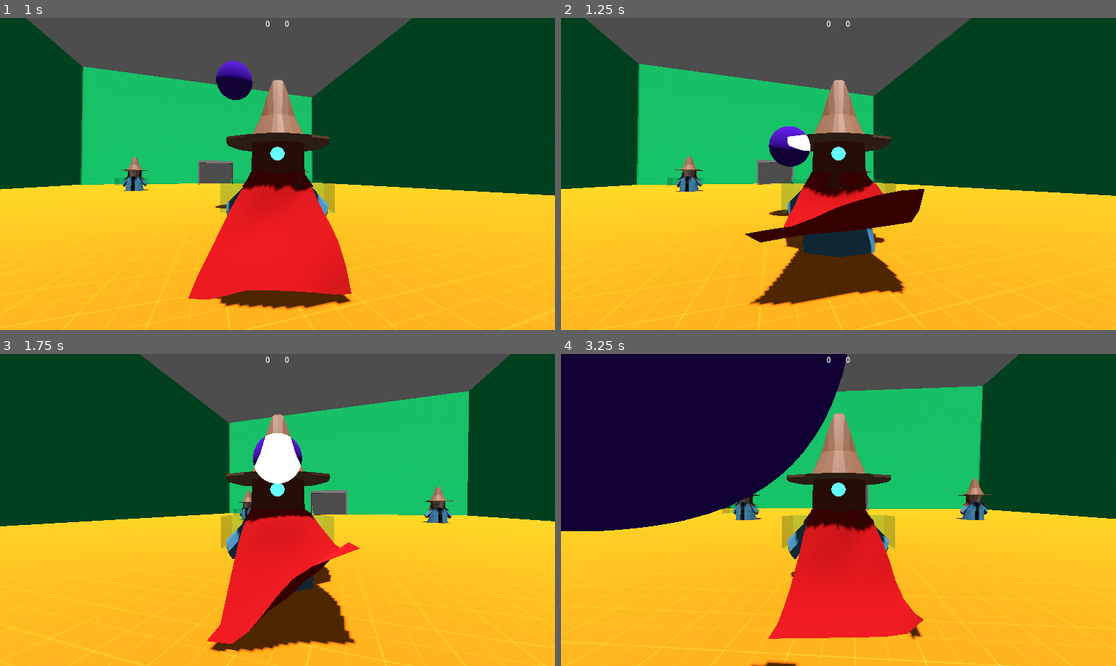
Above: before the commit, frames 1-4 (two rows, left to right).
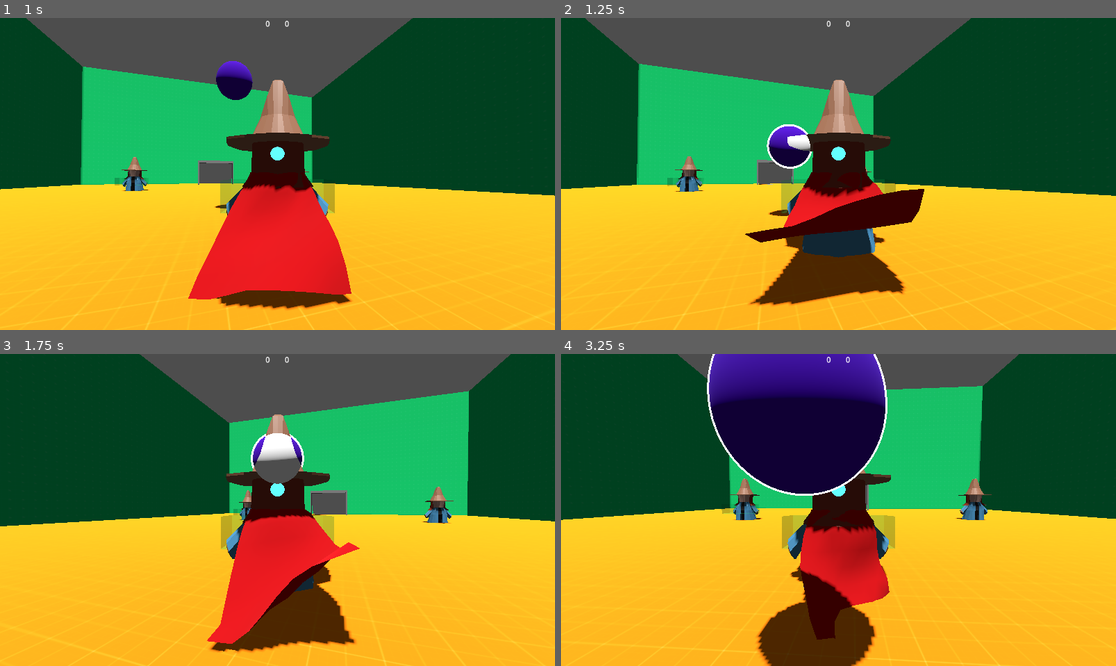
Above: after the commit, the same moments.

Repository: AndreMoukarzel/magic-force
Game: Godot game, scene res://test_scene.tscn
Two runs of this game, one before a commit and one after it. Both use one fixed random seed, a clock stepped at 60 frames per second and the inputs below.
Inputs (mouse positions are in pixels of both pictures, inside the frame that each line leads up to):
- Up to frame 1 (1 s): move the mouse to (305, 174) at 0.52 s; hold W (forward) from 0.53 s (still down); hold Space (float) from 0.53 s (still down); click (305, 174) at 0.8 s
- Up to frame 2 (1.25 s): keep holding W (forward); keep holding Space (float)
- Up to frame 3 (1.75 s): keep holding W (forward); move the mouse to (249, 510) at 1.27 s; release Space (float) at 1.28 s; click (249, 510) at 1.35 s; tap Space (float) at 1.55 s
- Up to frame 4 (3.25 s): keep holding W (forward); move the mouse to (849, 503) at 2.02 s; hold Space (float) 2.03-2.78 s; click (849, 503) at 2.3 s; move the mouse to (832, 516) at 2.77 s; click (832, 516) at 2.85 s; tap Space (float) at 3.05 s

Frame 1 is identical in both runs. In frame 2, 0.2% of the frame differs, in the area x 37-46%, y 34-49%; in frame 3, 0.8%; in frame 4, 31%, in the area x 0-66%, y 0-100%.

Commit message:
Refactor grab to use Area3D

Diff:
--- a/entity/grabber.tscn
+++ b/entity/grabber.tscn
@@ -2,7 +2,7 @@
 
 [ext_resource type="Script" uid="uid://d0j5f4p5a4rxx" path="res://entity/grabber.gd" id="1_f8ep5"]
 [ext_resource type="PackedScene" uid="uid://bbhhjkh6mw2xv" path="res://base_mage.tscn" id="1_p0a1k"]
-[ext_resource type="Script" uid="uid://ock1n16rt78m" path="res://spells/force_grab.gd" id="2_13rmr"]
+[ext_resource type="PackedScene" uid="uid://7w2a5k2w72i7" path="res://spells/force_grab.tscn" id="3_f8ep5"]
 
 [sub_resource type="CapsuleShape3D" id="CapsuleShape3D_13rmr"]
 
@@ -25,9 +25,7 @@
 collision_mask = 2
 debug_shape_custom_color = Color(1, 0, 0, 1)
 
-[node name="ForceGrab" type="Node" parent="." node_paths=PackedStringArray("RAYCAST", "HAND")]
-script = ExtResource("2_13rmr")
-RAYCAST = NodePath("../RayCast3D")
+[node name="ForceGrab" parent="." node_paths=PackedStringArray("HAND") instance=ExtResource("3_f8ep5")]
 HAND = NodePath("../GrabPosition")
 
 [node name="Timer" type="Timer" parent="."]
--- a/player/player.tscn
+++ b/player/player.tscn
@@ -3,7 +3,7 @@
 [ext_resource type="Script" uid="uid://b3wb426fydlox" path="res://character_body_3d.gd" id="1_qjkh3"]
 [ext_resource type="PackedScene" uid="uid://bbhhjkh6mw2xv" path="res://base_mage.tscn" id="2_qjkh3"]
 [ext_resource type="Script" uid="uid://c4cdd4kueepxk" path="res://spells/float.gd" id="3_g6k8r"]
-[ext_resource type="Script" uid="uid://ock1n16rt78m" path="res://spells/force_grab.gd" id="3_qjkh3"]
+[ext_resource type="PackedScene" uid="uid://7w2a5k2w72i7" path="res://spells/force_grab.tscn" id="4_g6k8r"]
 [ext_resource type="Script" uid="uid://bp7a0kn6v5jk4" path="res://player/simple_camera.gd" id="4_yw30f"]
 [ext_resource type="PackedScene" uid="uid://bv2hfx1pmunvp" path="res://spells/force_push.tscn" id="5_g6k8r"]
 
@@ -47,9 +47,7 @@
 [node name="Float" type="Node" parent="."]
 script = ExtResource("3_g6k8r")
 
-[node name="ForceGrab" type="Node" parent="." node_paths=PackedStringArray("RAYCAST", "HAND")]
-script = ExtResource("3_qjkh3")
-RAYCAST = NodePath("../CameraSpring/Camera3D/RayCast3D")
+[node name="ForceGrab" parent="." node_paths=PackedStringArray("HAND") instance=ExtResource("4_g6k8r")]
 HAND = NodePath("../HandSpring/Hand")
 
 [node name="ForcePush" parent="." node_paths=PackedStringArray("PLAYER", "CAM") instance=ExtResource("5_g6k8r")]
--- a/spells/force_grab.gd
+++ b/spells/force_grab.gd
@@ -1,7 +1,6 @@
-extends Node
+extends Node3D
 
 
-@export var RAYCAST: RayCast3D
 @export var HAND: Node3D
 
 var SNAP_LERP: float = 5.0
@@ -15,21 +14,26 @@
 	if GRABBED_OBJECT:
 		hold_object(GRABBED_OBJECT, delta)
 
+
 func release():
 	if GRABBED_OBJECT and GRABBED_OBJECT.has_method("remove_grabber"):
 		GRABBED_OBJECT.remove_grabber(self)
 	GRABBED_OBJECT = null
 
+
 func forced_release():
 	GRABBED_OBJECT = null
 
+
 func grab() -> bool:
-	var object = RAYCAST.get_collider()
-	if object and object.is_in_group("pickable"):
-		GRABBED_OBJECT = object
+	var bodies: Array[Node3D] = $Area3D.get_overlapping_bodies()
+	var closest_body: Node3D = _get_closets_pickable_body(bodies)
+
+	if closest_body != null:
+		GRABBED_OBJECT = closest_body
 		GRAB_FORCE_PER_MASS = GRAB_FORCE / GRABBED_OBJECT.mass
-		if object.has_method("add_grabber"):
-			object.add_grabber(self)
+		if closest_body.has_method("add_grabber"):
+			closest_body.add_grabber(self)
 
 		return true
 	return false
@@ -47,3 +51,30 @@
 		-direction * distance * GRAB_FORCE_PER_MASS,
 		SNAP_LERP * delta
 	)
+
+
+func _get_closets_pickable_body(bodies: Array[Node3D]) -> Node3D:
+	var closest_body: Node3D = null
+	var closest_distance: float = 99999999.9
+	for body in bodies:
+		if body.is_in_group("pickable"):
+			var body_distance: float = self.global_position.distance_squared_to(body.global_position)
+
+			if closest_body == null:
+				closest_body = body
+				closest_distance = body_distance
+			else:
+				if body_distance < closest_distance:
+					closest_body = body
+					closest_distance = body_distance
+	return closest_body
+
+
+func _on_area_3d_body_entered(body: Node3D) -> void:
+	if body.has_method("highlight_on"):
+		body.highlight_on()
+
+
+func _on_area_3d_body_exited(body: Node3D) -> void:
+	if body.has_method("highlight_off"):
+		body.highlight_off()
--- /dev/null
+++ b/spells/force_grab.tscn
@@ -0,0 +1,23 @@
+[gd_scene load_steps=3 format=3 uid="uid://7w2a5k2w72i7"]
+
+[ext_resource type="Script" uid="uid://ock1n16rt78m" path="res://spells/force_grab.gd" id="1_estdk"]
+
+[sub_resource type="CapsuleShape3D" id="CapsuleShape3D_g6k8r"]
+radius = 3.825
+height = 12.365
+
+[node name="ForceGrab" type="Node3D" node_paths=PackedStringArray("RAYCAST", "HAND")]
+script = ExtResource("1_estdk")
+RAYCAST = NodePath("")
+HAND = NodePath("")
+
+[node name="Area3D" type="Area3D" parent="."]
+collision_layer = 0
+collision_mask = 2
+
+[node name="CollisionShape3D" type="CollisionShape3D" parent="Area3D"]
+transform = Transform3D(1, 0, 0, 0, -4.37114e-08, -1, 0, 1, -4.37114e-08, 0, 1.8, -2.4)
+shape = SubResource("CapsuleShape3D_g6k8r")
+
+[connection signal="body_entered" from="Area3D" to="." method="_on_area_3d_body_entered"]
+[connection signal="body_exited" from="Area3D" to="." method="_on_area_3d_body_exited"]
